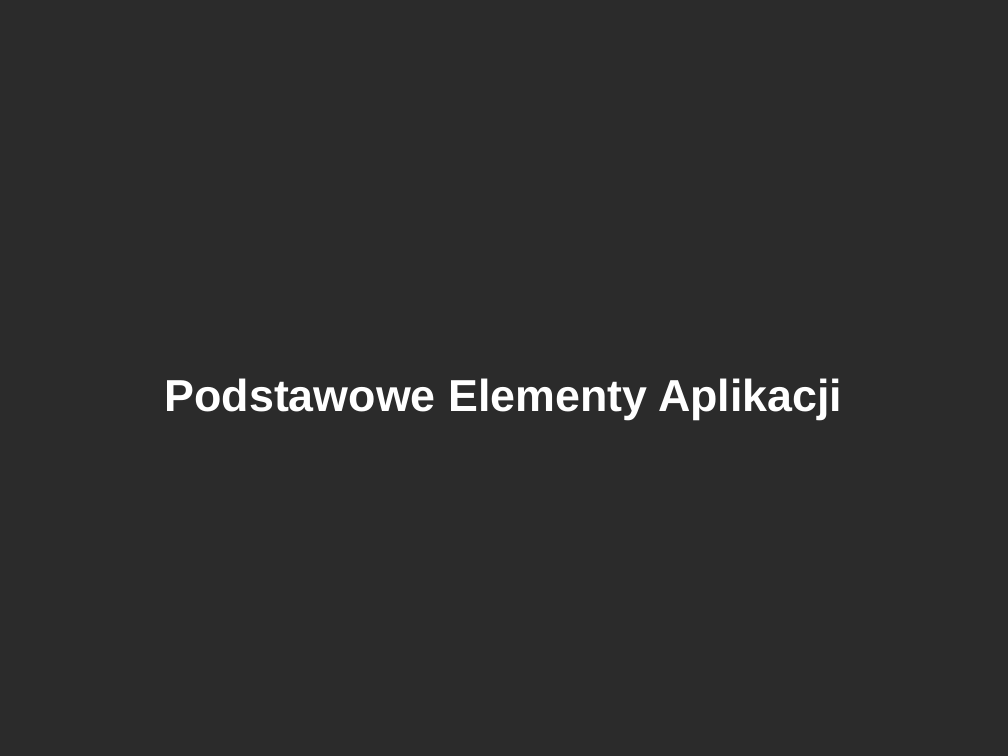
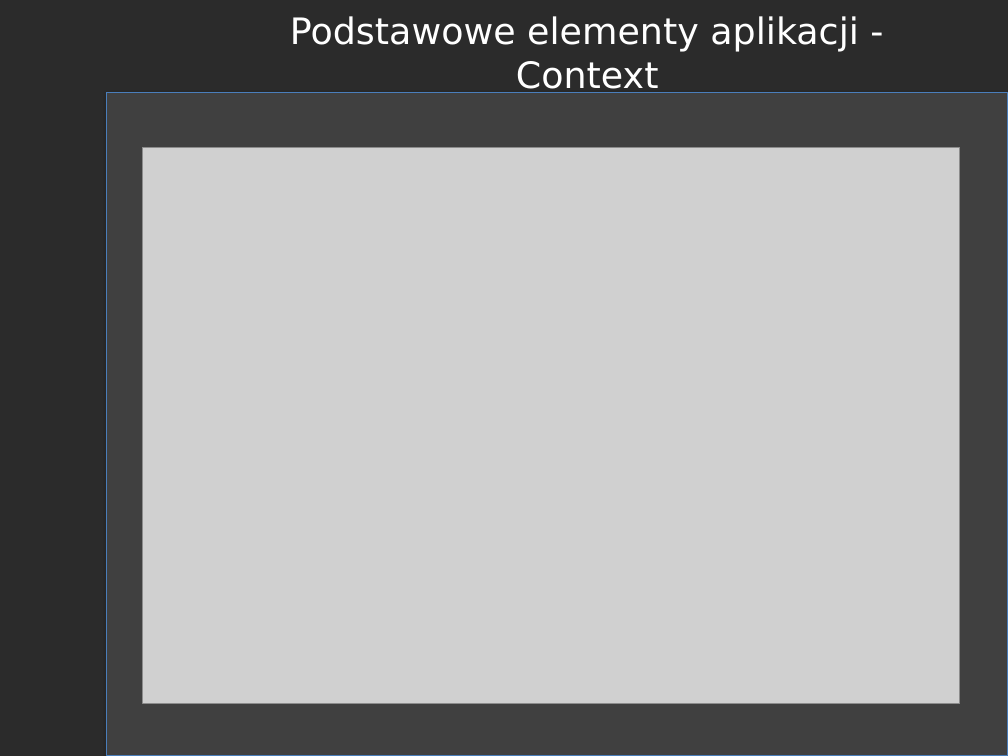
Before and after one commit to RafLew84/PUM, a slide deck: slide 3 of 2023-2024/Wyk/Wyklad1.pptx (slide 2 before the commit). Drawn at 1008x756 pixels with LibreOffice and Linux fonts; fonts in the diff are those of the drawing; grey boxes stand for pictures; background and template pictures are left out; a plain dark background stands for a picture behind light text. Boxes give left, top, right and bottom in pixels: in the first picture for what was removed or moved away, otherwise in the second. Text is boxed around its words. In the diff, an @@ line names an element or a change of style, - is before the commit and + after.

```diff
--- a/2023-2024/Wyk/Wyklad1.pptx
+++ b/2023-2024/Wyk/Wyklad1.pptx
@@ text at (290, 16, 859, 93): text changed; size 32 to 26 pt; font Arial to DejaVu Sans; bold off @@
-Podstawowe Elementy Aplikacji
+Podstawowe elementy aplikacji - Context
@@ rectangle added at (107, 93, 1008, 756), fill #404040, outline #4B7EBC 0.75 pt @@
@@ picture added at (143, 148, 961, 704) @@
```
Also in this commit, not shown: 14 other slides changed, 7 slides added, 6 slides removed.
